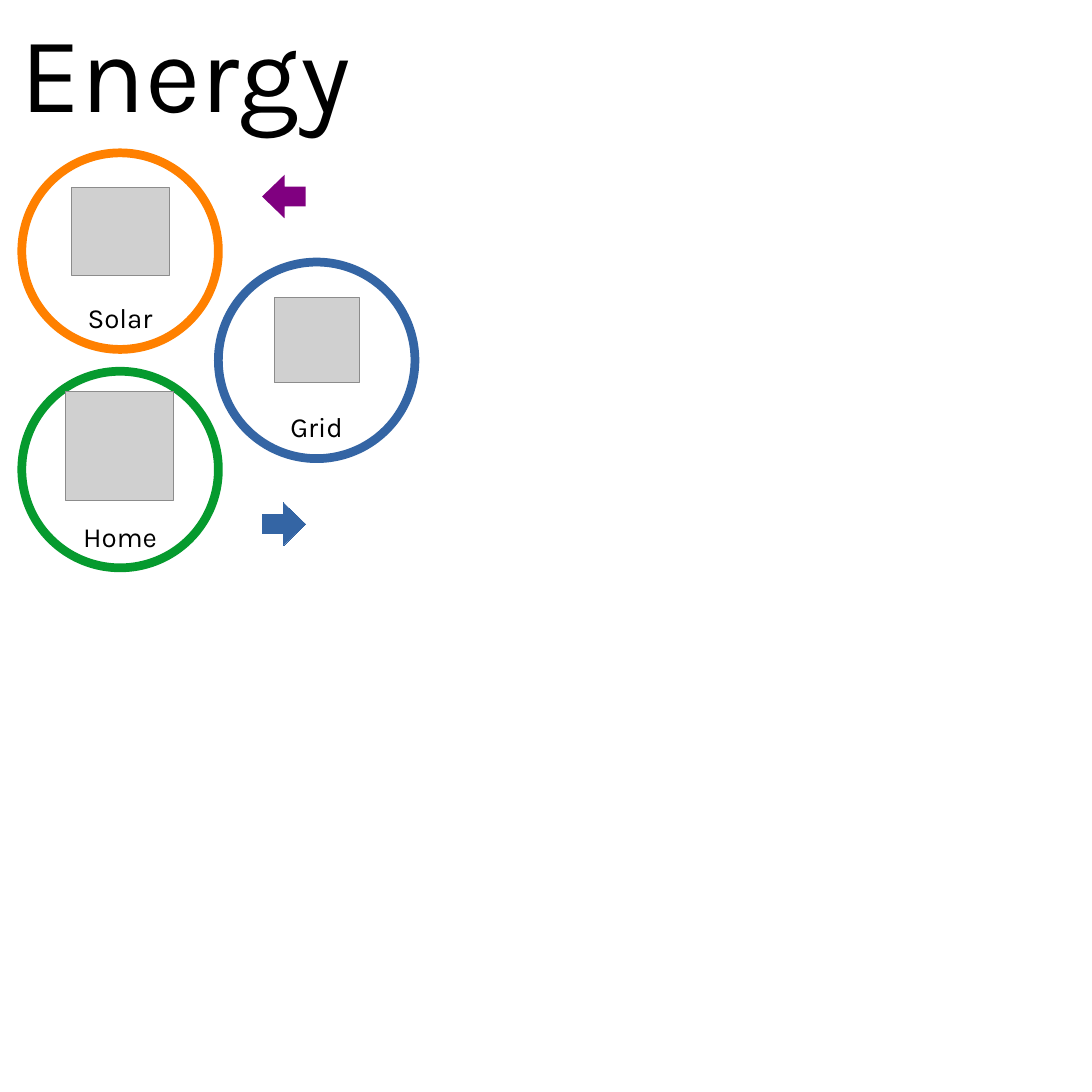
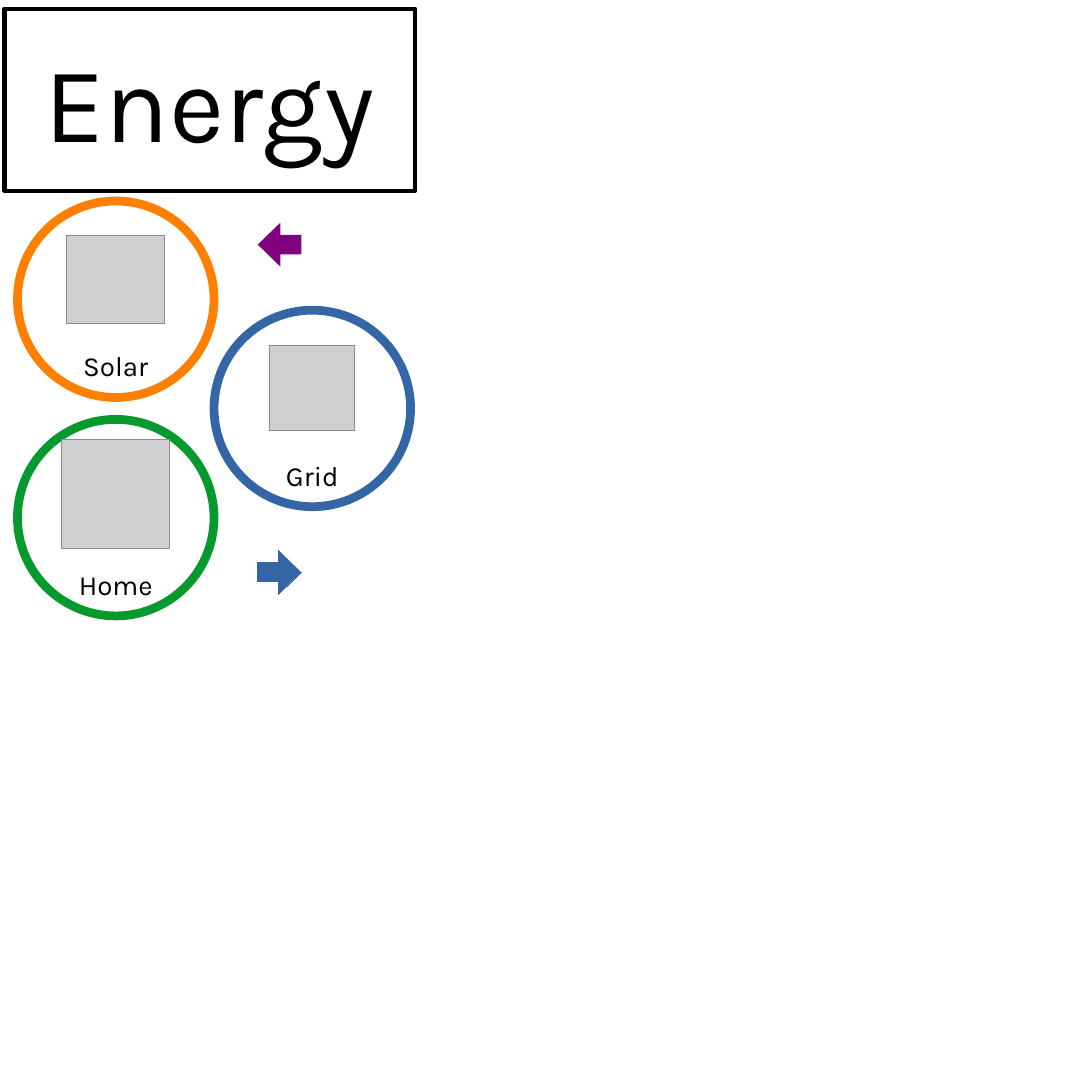
Before and after one commit to deosrc/home-assistant-physical-energy-panel, a slide deck: slide 2 of LayoutDesign.pptx. Drawn at 1092x1092 pixels with LibreOffice and Linux fonts; fonts in the diff are those of the drawing; grey boxes stand for pictures. Boxes give left, top, right and bottom in pixels: in the first picture for what was removed or moved away, otherwise in the second. Text is boxed around its words. In the diff, an @@ line names an element or a change of style, - is before the commit and + after.

```diff
--- a/LayoutDesign.pptx
+++ b/LayoutDesign.pptx
@@ rectangle "Energy": place and size @@
-rectangle "Energy" at (20, 44, 350, 137)
+rectangle "Energy" at (4, 9, 415, 191)
@@ rectangle "Energy" at (4, 9, 415, 191): outline none to #000000 2.83 pt @@
@@ 2 pictures, 2 ellipses, 1 freeform shape: place and size @@
-2 pictures, 2 ellipses, 1 freeform shape at (22, 153, 415, 458)
+2 pictures, 2 ellipses, 1 freeform shape at (18, 201, 411, 507)
@@ 1 picture, 1 ellipse, 1 freeform shape: place and size @@
-1 picture, 1 ellipse, 1 freeform shape at (22, 372, 305, 568)
+1 picture, 1 ellipse, 1 freeform shape at (18, 419, 301, 616)
```
Also in this commit, not shown: 1 other slide changed.
